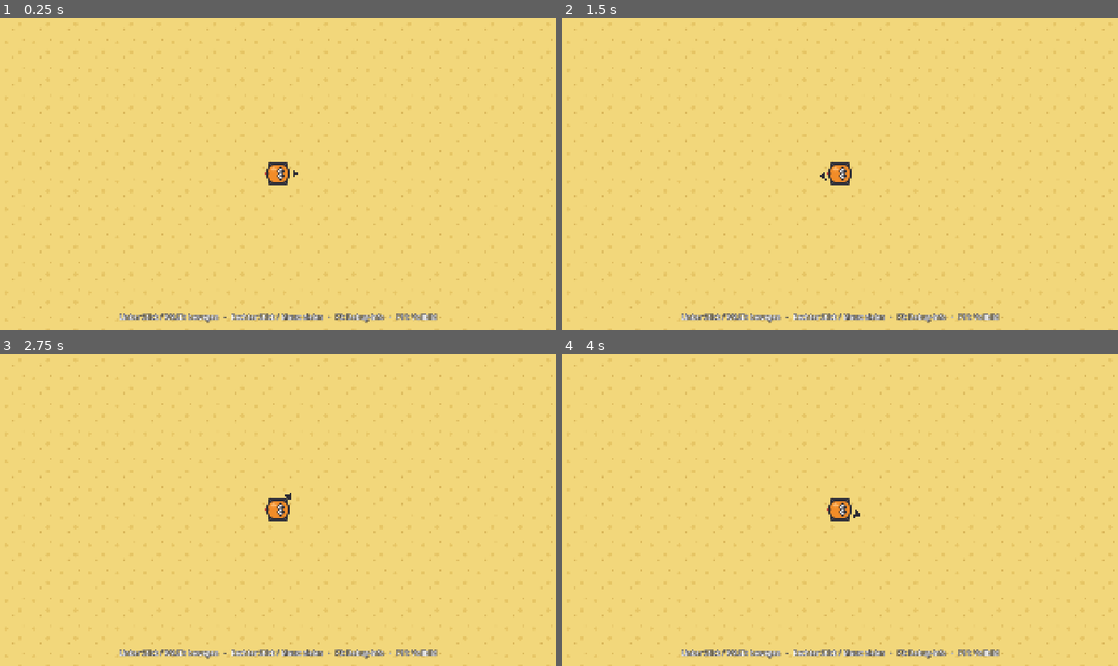
Above: before the commit, frames 1-4 (two rows, left to right).
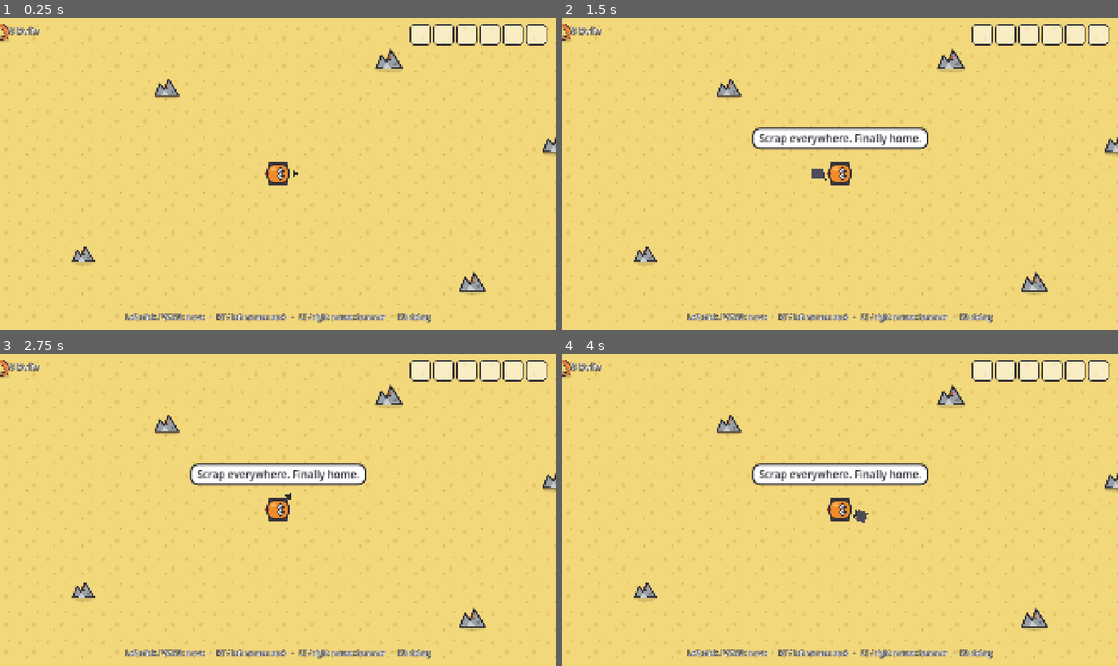
Above: after the commit, the same moments.

Repository: Dean86nz/ScrapEmpire
Game: Godot game, scene res://src/world/main.tscn
The game is run twice, just before and just after one commit, with the same random seed, the same clock (stepped at 60 frames per second) and the same inputs.
Inputs (mouse positions are in pixels of both pictures, inside the frame that each line leads up to):
- Up to frame 1 (0.25 s): no input
- Up to frame 2 (1.5 s): tap Enter at 0.5 s; move the mouse to (962, 158) at 0.52 s; press the mouse at (962, 158) at 0.53 s; hold Right (cursor_right) 0.53-1.28 s; right-click (962, 158) at 0.8 s; move the mouse to (728, 189) at 1.27 s; release the mouse at (728, 189) at 1.28 s; hold Down (cursor_down) from 1.28 s (still down); right-click (728, 189) at 1.35 s
- Up to frame 3 (2.75 s): click (166, 525) at 1.55 s; tap Space at 2 s; move the mouse to (333, 441) at 2.02 s; release Down (cursor_down) at 2.03 s; hold Right (cursor_right) from 2.03 s (still down); tap Mouse wheel down (hotbar_next) at 2.1 s; right-click (333, 441) at 2.3 s
- Up to frame 4 (4 s): tap Enter at 2.75 s; move the mouse to (812, 572) at 2.77 s; release Right (cursor_right) at 2.78 s; hold Up (cursor_up) 2.78-3.53 s; tap Mouse wheel up (hotbar_prev) at 2.85 s; click (812, 572) at 3.05 s; tap Space at 3.5 s; move the mouse to (1006, 556) at 3.52 s; hold Left (cursor_left) from 3.53 s (still down); tap E (interact) at 3.6 s; right-click (1006, 556) at 3.8 s

The runs differ from the first frame. In frame 1, 4.6% of the frame differs, in the area x 0-100%, y 2-98%; in frame 2, 7.0%; in frame 3, 6.9%; in frame 4, 7.0%.

Commit message:
ms1: Darstellung, Sauger, Hammer, Hotbar, Sprechblase, Rusty-Sprüche
Co-Authored-By: Claude Fable 5.1 <noreply@anthropic.com>

Diff:
--- a/project.godot
+++ b/project.godot
@@ -41,6 +41,7 @@
 SimClock="*res://src/autoload/sim_clock.gd"
 SaveManager="*res://src/autoload/save_manager.gd"
 InputRouter="*res://src/autoload/input_router.gd"
+Quips="*res://src/autoload/quips.gd"
 
 [internationalization]
 
--- a/src/autoload/event_bus.gd
+++ b/src/autoload/event_bus.gd
@@ -3,3 +3,4 @@
 
 signal tick_done(tick_count: int)
 signal device_changed(is_gamepad: bool)
+signal quip(key: String)
--- /dev/null
+++ b/src/autoload/quips.gd
@@ -0,0 +1,30 @@
+extends Node
+## Rusty-Sprüche: wählt zu einem Auslöser einen zufälligen Übersetzungs-Key aus data/quips.json
+## und sendet ihn über EventBus.quip. Höchstens ein Spruch alle 4 Sekunden (kosmetisch,
+## daher kein Sim-Zufall nötig).
+
+const COOLDOWN_SECONDS := 4.0
+
+var _cooldown := 0.0
+var _last_key := ""
+
+
+func _process(delta: float) -> void:
+	if _cooldown > 0.0:
+		_cooldown -= delta
+
+
+## Liefert true, wenn ein Spruch ausgelöst wurde.
+func say(trigger: String, force: bool = false) -> bool:
+	if _cooldown > 0.0 and not force:
+		return false
+	var keys: Array = DataRegistry.quips.get(trigger, [])
+	if keys.is_empty():
+		return false
+	var key := str(keys[randi() % keys.size()])
+	if keys.size() > 1 and key == _last_key:
+		key = str(keys[(keys.find(key) + 1) % keys.size()])
+	_last_key = key
+	_cooldown = COOLDOWN_SECONDS
+	EventBus.quip.emit(key)
+	return true
--- a/src/autoload/sim_clock.gd
+++ b/src/autoload/sim_clock.gd
@@ -7,6 +7,14 @@
 var last_tick_ms := 0.0
 var alpha := 0.0
 var _acc := TickAccumulator.new()
+
+
+## Ersetzt die Welt (beim Laden einer Karte oder eines Spielstands).
+func reset_world(new_world: SimWorld) -> void:
+	world = new_world
+	_acc = TickAccumulator.new()
+	last_tick_ms = 0.0
+	alpha = 0.0
 
 
 func _process(delta: float) -> void:
--- a/src/ui/hud/debug_overlay.gd
+++ b/src/ui/hud/debug_overlay.gd
@@ -23,6 +23,6 @@
 		Engine.get_frames_per_second(),
 		SimClock.last_tick_ms,
 		SimClock.world.tick_count,
-		item_count,
+		SimClock.world.loose.size() + item_count,
 		"Gamepad" if InputRouter.is_gamepad else "Tastatur/Maus",
 	]
--- /dev/null
+++ b/src/ui/hud/hud.gd
@@ -0,0 +1,39 @@
+extends CanvasLayer
+## Spiel-HUD: Bolts oben links, Hotbar oben rechts, Hinweiszeile unten.
+
+const ITEM_SLOT := preload("res://src/ui/widgets/item_slot.tscn")
+
+@onready var _bolts_label: Label = $BoltsLabel
+@onready var _hotbar: HBoxContainer = $Hotbar
+@onready var _hint: Label = $HintLabel
+
+var _inventory: Inventory
+var _slots: Array = []
+
+
+func _ready() -> void:
+	_hint.text = tr("HUD_HINT_MS1")
+	set_bolts(0)
+
+
+func bind(world: SimWorld) -> void:
+	_inventory = world.player.inventory
+	for child in _hotbar.get_children():
+		child.queue_free()
+	_slots.clear()
+	for i in _inventory.slot_count:
+		var slot := ITEM_SLOT.instantiate()
+		_hotbar.add_child(slot)
+		_slots.append(slot)
+	_inventory.changed.connect(_refresh)
+	_refresh()
+
+
+func set_bolts(value: int) -> void:
+	_bolts_label.text = "%d %s" % [value, tr("HUD_BOLTS")]
+
+
+func _refresh() -> void:
+	for i in _slots.size():
+		var s: Dictionary = _inventory.slots[i]
+		_slots[i].set_item(s["item"], s["count"])
--- /dev/null
+++ b/src/ui/hud/hud.tscn
@@ -0,0 +1,50 @@
+[gd_scene load_steps=2 format=3]
+
+[ext_resource type="Script" path="res://src/ui/hud/hud.gd" id="1"]
+
+[node name="Hud" type="CanvasLayer"]
+layer = 10
+script = ExtResource("1")
+
+[node name="BoltsLabel" type="Label" parent="."]
+offset_left = 32.0
+offset_top = 24.0
+offset_right = 400.0
+offset_bottom = 72.0
+theme_override_colors/font_color = Color(1, 1, 1, 1)
+theme_override_colors/font_outline_color = Color(0.165, 0.165, 0.2, 1)
+theme_override_constants/outline_size = 8
+theme_override_font_sizes/font_size = 32
+text = "0 Bolts"
+
+[node name="Hotbar" type="HBoxContainer" parent="."]
+anchors_preset = 1
+anchor_left = 1.0
+anchor_right = 1.0
+offset_left = -520.0
+offset_top = 24.0
+offset_right = -32.0
+offset_bottom = 96.0
+grow_horizontal = 0
+theme_override_constants/separation = 8
+alignment = 2
+
+[node name="HintLabel" type="Label" parent="."]
+anchors_preset = 7
+anchor_left = 0.5
+anchor_top = 1.0
+anchor_right = 0.5
+anchor_bottom = 1.0
+offset_left = -800.0
+offset_top = -64.0
+offset_right = 800.0
+offset_bottom = -24.0
+grow_horizontal = 2
+grow_vertical = 0
+theme_override_colors/font_color = Color(1, 1, 1, 1)
+theme_override_colors/font_outline_color = Color(0.165, 0.165, 0.2, 1)
+theme_override_constants/outline_size = 8
+theme_override_font_sizes/font_size = 24
+text = "..."
+horizontal_alignment = 1
+vertical_alignment = 1
--- /dev/null
+++ b/src/ui/hud/speech_bubble.gd
@@ -0,0 +1,37 @@
+extends Node2D
+## Sprechblase über Rusty. Zeigt einen Text 3 Sekunden, dreht sich nicht mit.
+
+const SHOW_SECONDS := 3.0
+
+@onready var _panel: PanelContainer = $Panel
+@onready var _label: Label = $Panel/Label
+var _timer := 0.0
+
+
+func _ready() -> void:
+	_panel.visible = false
+	EventBus.quip.connect(_on_quip)
+	# Immer über allem in der Welt, nie mitrotieren (Elternteil ist der Player, nicht das Sprite).
+	z_index = 50
+	z_as_relative = false
+
+
+func _on_quip(key: String) -> void:
+	say(tr(key))
+
+
+func say(text: String) -> void:
+	_label.text = text
+	_panel.visible = true
+	_timer = SHOW_SECONDS
+	# Panel zentriert über Rusty
+	await get_tree().process_frame
+	_panel.position = Vector2(-_panel.size.x / 2.0, -_panel.size.y)
+
+
+func _process(delta: float) -> void:
+	if not _panel.visible:
+		return
+	_timer -= delta
+	if _timer <= 0.0:
+		_panel.visible = false
--- /dev/null
+++ b/src/ui/hud/speech_bubble.tscn
@@ -0,0 +1,30 @@
+[gd_scene load_steps=3 format=3]
+
+[ext_resource type="Script" path="res://src/ui/hud/speech_bubble.gd" id="1"]
+
+[sub_resource type="StyleBoxFlat" id="bubble_style"]
+content_margin_left = 16.0
+content_margin_top = 8.0
+content_margin_right = 16.0
+content_margin_bottom = 8.0
+bg_color = Color(1, 1, 1, 1)
+border_width_left = 4
+border_width_top = 4
+border_width_right = 4
+border_width_bottom = 4
+border_color = Color(0.165, 0.165, 0.2, 1)
+corner_radius_top_left = 16
+corner_radius_top_right = 16
+corner_radius_bottom_right = 16
+corner_radius_bottom_left = 16
+
+[node name="SpeechBubble" type="Node2D"]
+script = ExtResource("1")
+
+[node name="Panel" type="PanelContainer" parent="."]
+theme_override_styles/panel = SubResource("bubble_style")
+
+[node name="Label" type="Label" parent="Panel"]
+theme_override_colors/font_color = Color(0.165, 0.165, 0.2, 1)
+theme_override_font_sizes/font_size = 24
+text = "..."
--- /dev/null
+++ b/src/ui/widgets/item_slot.gd
@@ -0,0 +1,14 @@
+extends PanelContainer
+## Ein Inventar-Slot (72×72): Icon und Anzahl. Leer = nur Rahmen.
+
+@onready var _icon: TextureRect = $Icon
+@onready var _count: Label = $Count
+
+
+func set_item(item_id: String, count: int) -> void:
+	if item_id == "" or count <= 0:
+		_icon.texture = null
+		_count.text = ""
+		return
+	_icon.texture = DataRegistry.item_icon(item_id)
+	_count.text = str(count)
--- /dev/null
+++ b/src/ui/widgets/item_slot.tscn
@@ -0,0 +1,38 @@
+[gd_scene load_steps=3 format=3]
+
+[ext_resource type="Script" path="res://src/ui/widgets/item_slot.gd" id="1"]
+
+[sub_resource type="StyleBoxFlat" id="slot_style"]
+bg_color = Color(1, 1, 1, 0.55)
+border_width_left = 4
+border_width_top = 4
+border_width_right = 4
+border_width_bottom = 4
+border_color = Color(0.165, 0.165, 0.2, 1)
+corner_radius_top_left = 12
+corner_radius_top_right = 12
+corner_radius_bottom_right = 12
+corner_radius_bottom_left = 12
+
+[node name="ItemSlot" type="PanelContainer"]
+custom_minimum_size = Vector2(72, 72)
+theme_override_styles/panel = SubResource("slot_style")
+script = ExtResource("1")
+
+[node name="Icon" type="TextureRect" parent="."]
+custom_minimum_size = Vector2(48, 48)
+layout_mode = 2
+size_flags_horizontal = 4
+size_flags_vertical = 4
+expand_mode = 1
+stretch_mode = 5
+
+[node name="Count" type="Label" parent="."]
+layout_mode = 2
+size_flags_horizontal = 8
+size_flags_vertical = 8
+theme_override_colors/font_color = Color(1, 1, 1, 1)
+theme_override_colors/font_outline_color = Color(0.165, 0.165, 0.2, 1)
+theme_override_constants/outline_size = 6
+theme_override_font_sizes/font_size = 24
+text = ""
--- /dev/null
+++ b/src/world/loose_item_view.gd
@@ -0,0 +1,22 @@
+class_name LooseItemView
+extends Node2D
+## Ein loses Item am Boden: Icon mit leichtem Auf-und-ab.
+
+var item_id_num: int = -1
+var _sprite := Sprite2D.new()
+var _phase := 0.0
+
+
+func setup(item: LooseItem) -> void:
+	item_id_num = item.id
+	_sprite.texture = DataRegistry.item_icon(item.item_id)
+	_sprite.scale = Vector2.ONE * 1.1
+	add_child(_sprite)
+	position = Vector2(item.pos)
+	_phase = float(item.id % 7)
+	z_index = 1
+
+
+func _process(delta: float) -> void:
+	_phase += delta * 4.0
+	_sprite.position.y = -4.0 + sin(_phase) * 3.0
--- a/src/world/main.gd
+++ b/src/world/main.gd
@@ -1,26 +1,47 @@
 extends Node2D
-## Hauptszene. MS0: flache Fläche von 120×90 Kacheln mit Begrenzungswänden,
-## Rusty in der Mitte, Kamera auf die Fläche begrenzt.
+## Hauptszene: lädt die Karte in die Simulation, baut Boden und Wände,
+## verbindet Darstellung und HUD mit der SimWorld.
 
-const WORLD_W := 120
-const WORLD_H := 90
+const MAP_PATH := "res://data/maps/tutorial.json"
 
 @onready var _player: Player = $Player
+@onready var _world_view: WorldView = $WorldView
+@onready var _hud: CanvasLayer = $Hud
+
+var _first_collected: Dictionary = {}
 
 
 func _ready() -> void:
-	var px := WORLD_W * GameConfig.TILE_SIZE
-	var py := WORLD_H * GameConfig.TILE_SIZE
-	_build_ground(px, py)
-	_build_walls(px, py)
-	_player.position = Vector2(px, py) / 2.0
+	var world := SimWorld.new()
+	var start := MapLoader.load_into(world, MAP_PATH)
+	SimClock.reset_world(world)
+
+	var size := world.size_px()
+	_build_ground(size.x, size.y)
+	_build_walls(size.x, size.y)
+
+	_player.position = Vector2(start)
 	var cam: Camera2D = _player.get_node("Camera2D")
 	cam.limit_left = 0
 	cam.limit_top = 0
-	cam.limit_right = px
-	cam.limit_bottom = py
+	cam.limit_right = size.x
+	cam.limit_bottom = size.y
 	cam.zoom = Vector2.ONE * GameConfig.CAMERA_ZOOM
 	cam.reset_smoothing()
+
+	_world_view.bind(world, _player)
+	_hud.bind(world)
+
+	world.inventory_full.connect(func() -> void: Quips.say("inventory_full"))
+	world.wreck_destroyed.connect(func(_id: int) -> void: Quips.say("wreck_destroyed"))
+	world.item_collected.connect(_on_item_collected)
+	get_tree().create_timer(1.0).timeout.connect(func() -> void: Quips.say("start"))
+
+
+func _on_item_collected(item_id: String, _from: Vector2i) -> void:
+	if not _first_collected.has(item_id):
+		_first_collected[item_id] = true
+		Quips.say("first_" + item_id)
 
 
 func _build_ground(px: int, py: int) -> void:
--- a/src/world/main.tscn
+++ b/src/world/main.tscn
@@ -1,34 +1,19 @@
-[gd_scene load_steps=4 format=3]
+[gd_scene load_steps=6 format=3]
 
 [ext_resource type="Script" path="res://src/world/main.gd" id="1"]
 [ext_resource type="PackedScene" path="res://src/world/player/player.tscn" id="2"]
 [ext_resource type="PackedScene" path="res://src/ui/hud/debug_overlay.tscn" id="3"]
+[ext_resource type="Script" path="res://src/world/world_view.gd" id="4"]
+[ext_resource type="PackedScene" path="res://src/ui/hud/hud.tscn" id="5"]
 
 [node name="Main" type="Node2D"]
 script = ExtResource("1")
 
+[node name="WorldView" type="Node2D" parent="."]
+script = ExtResource("4")
+
 [node name="Player" parent="." instance=ExtResource("2")]
 
-[node name="Hud" type="CanvasLayer" parent="."]
-
-[node name="HintLabel" type="Label" parent="Hud"]
-anchors_preset = 7
-anchor_left = 0.5
-anchor_top = 1.0
-anchor_right = 0.5
-anchor_bottom = 1.0
-offset_left = -600.0
-offset_top = -64.0
-offset_right = 600.0
-offset_bottom = -24.0
-grow_horizontal = 2
-grow_vertical = 0
-theme_override_colors/font_color = Color(1, 1, 1, 1)
-theme_override_colors/font_outline_color = Color(0.165, 0.165, 0.2, 1)
-theme_override_constants/outline_size = 8
-theme_override_font_sizes/font_size = 24
-text = "Linker Stick / WASD: bewegen   ·   Rechter Stick / Maus: zielen   ·   F3: Debug-Info   ·   F11: Vollbild"
-horizontal_alignment = 1
-vertical_alignment = 1
+[node name="Hud" parent="." instance=ExtResource("5")]
 
 [node name="DebugOverlay" parent="." instance=ExtResource("3")]
--- /dev/null
+++ b/src/world/player/hammer_tool.gd
@@ -0,0 +1,31 @@
+extends Node2D
+## Hammer: LT/RMB löst einen Schlag aus (die Sim prüft Reichweite und Cooldown)
+## und spielt eine kurze Schwung-Animation am Hammerkopf.
+
+var _head := Polygon2D.new()
+var _tween: Tween
+
+
+func _ready() -> void:
+	# Hammerkopf vor Rusty, normalerweise unsichtbar; erscheint nur beim Schlag.
+	_head.polygon = PackedVector2Array([Vector2(40, -12), Vector2(64, -12), Vector2(64, 12), Vector2(40, 12)])
+	_head.color = Color(0.3, 0.3, 0.36, 1.0)
+	_head.visible = false
+	add_child(_head)
+
+
+func _physics_process(_delta: float) -> void:
+	if Input.is_action_just_pressed("tool_secondary"):
+		SimClock.world.player.hammer_pressed = true
+		_swing()
+
+
+func _swing() -> void:
+	if _tween and _tween.is_valid():
+		_tween.kill()
+	_head.visible = true
+	_head.rotation = -0.9
+	_tween = create_tween()
+	_tween.tween_property(_head, "rotation", 0.25, 0.08).set_trans(Tween.TRANS_QUAD).set_ease(Tween.EASE_IN)
+	_tween.tween_property(_head, "rotation", 0.0, 0.12)
+	_tween.tween_callback(func() -> void: _head.visible = false)
--- a/src/world/player/player.gd
+++ b/src/world/player/player.gd
@@ -1,15 +1,19 @@
 class_name Player
 extends CharacterBody2D
-## Rusty. Bewegung ist frame-basiert (flüssig bei 60 FPS); spielrelevante Wirkungen
-## (Saugen, Hämmern ab MS1) werden als Befehle an die Simulation gegeben.
+## Rusty. Bewegung ist frame-basiert (flüssig bei 60 FPS). Spielrelevante Wirkungen
+## laufen über PlayerState in der Sim: der Node schreibt pro Frame Position, Zielrichtung
+## und Werkzeug-Eingaben; die Sim entscheidet im Tick.
 
 ## Drehgeschwindigkeit des Körpers in rad/s (ca. eine halbe Umdrehung in 0,25 s).
 const TURN_SPEED := 14.0
+const IDLE_QUIP_SECONDS := 60.0
 
 ## Richtung des Werkzeugs (rechter Stick oder Maus). Nie Nullvektor.
 var aim_dir := Vector2.RIGHT
 ## Letzte Bewegungsrichtung. Nie Nullvektor.
 var facing := Vector2.RIGHT
+
+var _idle_time := 0.0
 
 @onready var _sprite: Sprite2D = $Sprite2D
 @onready var _aim_marker: Node2D = $AimMarker
@@ -29,7 +33,17 @@
 		aim_dir = move.normalized()
 	if move.length_squared() > 0.0:
 		facing = move.normalized()
+		_idle_time = 0.0
+	else:
+		_idle_time += delta
+		if _idle_time >= IDLE_QUIP_SECONDS:
+			_idle_time = 0.0
+			Quips.say("idle")
 
 	# Körper dreht sich weich in Laufrichtung; das Sprite blickt nach +X.
 	_sprite.rotation = rotate_toward(_sprite.rotation, facing.angle(), TURN_SPEED * delta)
 	_aim_marker.rotation = aim_dir.angle()
+
+	var state: PlayerState = SimClock.world.player
+	state.pos = Vector2i(global_position.round())
+	state.aim = aim_dir
--- a/src/world/player/player.tscn
+++ b/src/world/player/player.tscn
@@ -1,12 +1,16 @@
-[gd_scene load_steps=4 format=3]
+[gd_scene load_steps=7 format=3]
 
 [ext_resource type="Script" path="res://src/world/player/player.gd" id="1"]
 [ext_resource type="Texture2D" path="res://assets/sprites/robot/rusty.svg" id="2"]
+[ext_resource type="Script" path="res://src/world/player/suction_tool.gd" id="3"]
+[ext_resource type="Script" path="res://src/world/player/hammer_tool.gd" id="4"]
+[ext_resource type="PackedScene" path="res://src/ui/hud/speech_bubble.tscn" id="5"]
 
 [sub_resource type="CircleShape2D" id="body_shape"]
 radius = 24.0
 
 [node name="Player" type="CharacterBody2D"]
+z_index = 5
 motion_mode = 1
 script = ExtResource("1")
 
@@ -22,6 +26,15 @@
 color = Color(0.165, 0.165, 0.2, 1)
 polygon = PackedVector2Array(34, -9, 50, 0, 34, 9)
 
+[node name="SuctionTool" type="Node2D" parent="AimMarker"]
+script = ExtResource("3")
+
+[node name="HammerTool" type="Node2D" parent="AimMarker"]
+script = ExtResource("4")
+
+[node name="SpeechBubble" parent="." instance=ExtResource("5")]
+position = Vector2(0, -56)
+
 [node name="Camera2D" type="Camera2D" parent="."]
 position_smoothing_enabled = true
 position_smoothing_speed = 8.0
--- /dev/null
+++ b/src/world/player/suction_tool.gd
@@ -0,0 +1,30 @@
+extends Node2D
+## Schrottsauger: zeigt den Saugkegel, solange RT/LMB gehalten wird, und meldet das der Sim.
+
+const SEGMENTS := 12
+
+var _cone := Polygon2D.new()
+var _time := 0.0
+
+
+func _ready() -> void:
+	var pts := PackedVector2Array()
+	pts.append(Vector2.ZERO)
+	var half := PlayerState.SUCK_HALF_ANGLE_RAD
+	for i in SEGMENTS + 1:
+		var a := -half + (2.0 * half) * float(i) / float(SEGMENTS)
+		pts.append(Vector2.RIGHT.rotated(a) * PlayerState.SUCK_RANGE_PX)
+	_cone.polygon = pts
+	_cone.color = Color(0.3, 0.75, 1.0, 0.28)
+	_cone.visible = false
+	_cone.z_index = -1
+	add_child(_cone)
+
+
+func _physics_process(delta: float) -> void:
+	var held := Input.is_action_pressed("tool_primary")
+	SimClock.world.player.suck_held = held
+	_cone.visible = held
+	if held:
+		_time += delta
+		_cone.color.a = 0.22 + 0.08 * sin(_time * 18.0)
--- /dev/null
+++ b/src/world/resource_node_view.gd
@@ -0,0 +1,43 @@
+class_name ResourceNodeView
+extends Node2D
+## Darstellung eines Ressourcenknotens. Haufen schrumpfen mit der Menge, Wracks wackeln bei Treffern.
+
+const TEXTURES := {
+	"scrap_pile": "res://assets/sprites/nodes/scrap_pile.svg",
+	"copper_tangle": "res://assets/sprites/nodes/copper_tangle.svg",
+	"plastic_crumbs": "res://assets/sprites/nodes/plastic_crumbs.svg",
+	"wreck": "res://assets/sprites/nodes/wreck.svg",
+}
+
+var node_id: int = -1
+var _sprite := Sprite2D.new()
+var _kind := ""
+var _tween: Tween
+
+
+func setup(node: ResourceNode) -> void:
+	node_id = node.id
+	_kind = node.kind
+	_sprite.texture = load(TEXTURES[node.kind])
+	_sprite.position = Vector2(0, -6)
+	add_child(_sprite)
+	position = Vector2(node.center_px())
+	refresh(node)
+
+
+func refresh(node: ResourceNode) -> void:
+	if node.is_wreck():
+		_sprite.scale = Vector2.ONE
+		return
+	var t := float(node.amount) / float(maxi(node.max_amount, 1))
+	_sprite.scale = Vector2.ONE * (0.55 + 0.45 * t)
+	_sprite.visible = node.amount > 0 or true  # leere Haufen bleiben als kleiner Rest sichtbar
+
+
+func wobble() -> void:
+	if _tween and _tween.is_valid():
+		_tween.kill()
+	_tween = create_tween()
+	_tween.tween_property(_sprite, "rotation", 0.18, 0.05)
+	_tween.tween_property(_sprite, "rotation", -0.14, 0.08)
+	_tween.tween_property(_sprite, "rotation", 0.0, 0.08)
--- /dev/null
+++ b/src/world/world_view.gd
@@ -0,0 +1,74 @@
+class_name WorldView
+extends Node2D
+## Spiegelt die SimWorld in Nodes: Ressourcenknoten, lose Items, Einsammel-Animation.
+
+var _world: SimWorld
+var _node_views: Dictionary = {}   # node id → ResourceNodeView
+var _loose_views: Dictionary = {}  # loose id → LooseItemView
+var _player: Node2D
+
+
+func bind(world: SimWorld, player: Node2D) -> void:
+	_world = world
+	_player = player
+	for n: ResourceNode in world.nodes.values():
+		_on_node_added(n)
+	for item: LooseItem in world.loose.values():
+		_on_loose_added(item)
+	world.node_added.connect(_on_node_added)
+	world.node_changed.connect(_on_node_changed)
+	world.node_removed.connect(_on_node_removed)
+	world.loose_added.connect(_on_loose_added)
+	world.loose_removed.connect(_on_loose_removed)
+	world.item_collected.connect(_on_item_collected)
+	world.wreck_hit.connect(_on_wreck_hit)
+
+
+func _on_node_added(node: ResourceNode) -> void:
+	var view := ResourceNodeView.new()
+	view.setup(node)
+	add_child(view)
+	_node_views[node.id] = view
+
+
+func _on_node_changed(node: ResourceNode) -> void:
+	if _node_views.has(node.id):
+		_node_views[node.id].refresh(node)
+
+
+func _on_node_removed(id: int) -> void:
+	if _node_views.has(id):
+		_node_views[id].queue_free()
+		_node_views.erase(id)
+
+
+func _on_wreck_hit(node: ResourceNode) -> void:
+	if _node_views.has(node.id):
+		_node_views[node.id].wobble()
+
+
+func _on_loose_added(item: LooseItem) -> void:
+	var view := LooseItemView.new()
+	view.setup(item)
+	add_child(view)
+	_loose_views[item.id] = view
+
+
+func _on_loose_removed(id: int) -> void:
+	if _loose_views.has(id):
+		_loose_views[id].queue_free()
+		_loose_views.erase(id)
+
+
+## Icon fliegt vom Fundort zu Rusty und verschwindet.
+func _on_item_collected(item_id: String, from_pos: Vector2i) -> void:
+	var fly := Sprite2D.new()
+	fly.texture = DataRegistry.item_icon(item_id)
+	fly.position = Vector2(from_pos)
+	fly.z_index = 20
+	add_child(fly)
+	var tween := create_tween()
+	tween.set_parallel(true)
+	tween.tween_property(fly, "global_position", _player.global_position, 0.2).set_trans(Tween.TRANS_QUAD).set_ease(Tween.EASE_IN)
+	tween.tween_property(fly, "scale", Vector2.ONE * 0.4, 0.2)
+	tween.chain().tween_callback(fly.queue_free)
--- a/tests/screenshot.gd
+++ b/tests/screenshot.gd
@@ -23,10 +23,12 @@
 func _process(_delta: float) -> bool:
 	_frames += 1
 	if _hold_action != "" and _frames == 2:
-		Input.action_press(_hold_action)
+		for a in _hold_action.split(","):
+			Input.action_press(a)
 	if _frames == _target_frames:
 		if _hold_action != "":
-			Input.action_release(_hold_action)
+			for a in _hold_action.split(","):
+				Input.action_release(a)
 		var img := root.get_viewport().get_texture().get_image()
 		var err := img.save_png(_out_path)
 		print("screenshot %s -> %s (%d)" % [_out_path, "ok" if err == OK else "FEHLER", err])
Not shown, added: src/autoload/quips.gd.uid
Not shown, added: src/ui/hud/hud.gd.uid
Not shown, added: src/ui/hud/speech_bubble.gd.uid
Not shown, added: src/ui/widgets/item_slot.gd.uid
Not shown, added: src/world/loose_item_view.gd.uid
Not shown, added: src/world/player/hammer_tool.gd.uid
Not shown, added: src/world/player/suction_tool.gd.uid
Not shown, added: src/world/resource_node_view.gd.uid
Not shown, added: src/world/world_view.gd.uid
Not shown, changed: CHANGELOG.md
Not shown, changed: TODO.md
Not shown, changed: docs/01_GDD.md
(and 1 more such lines)
